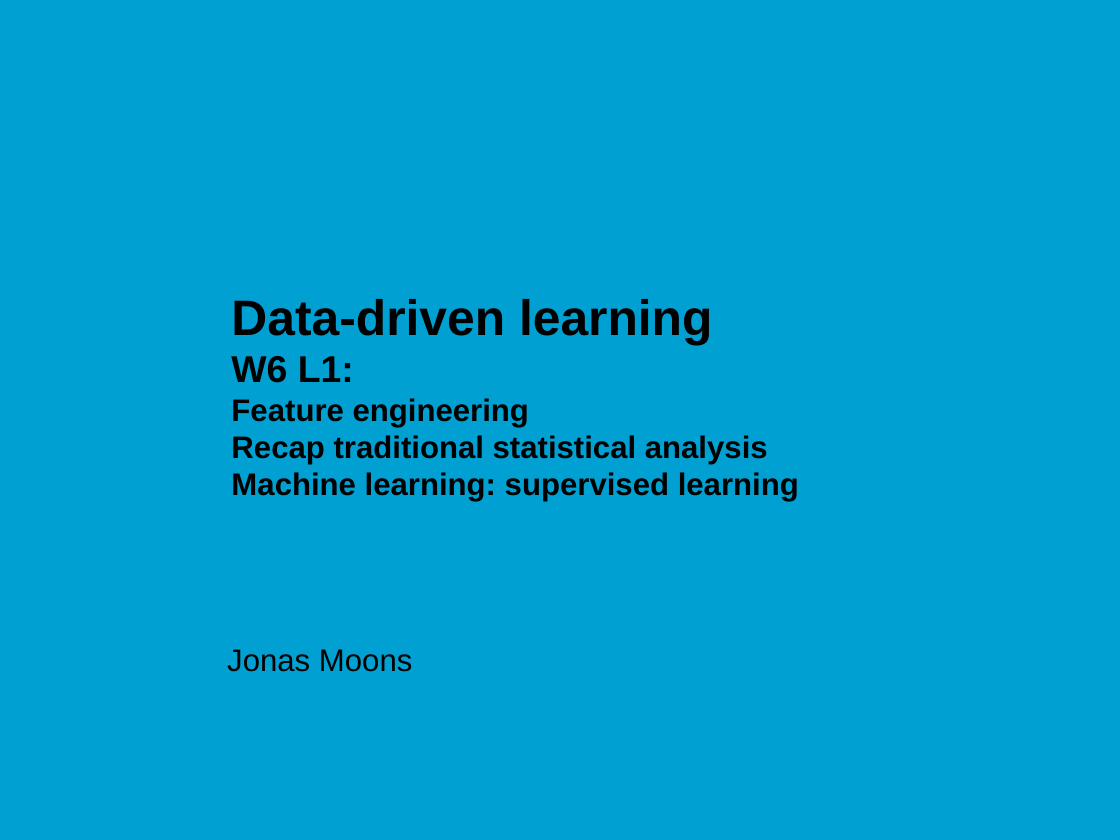
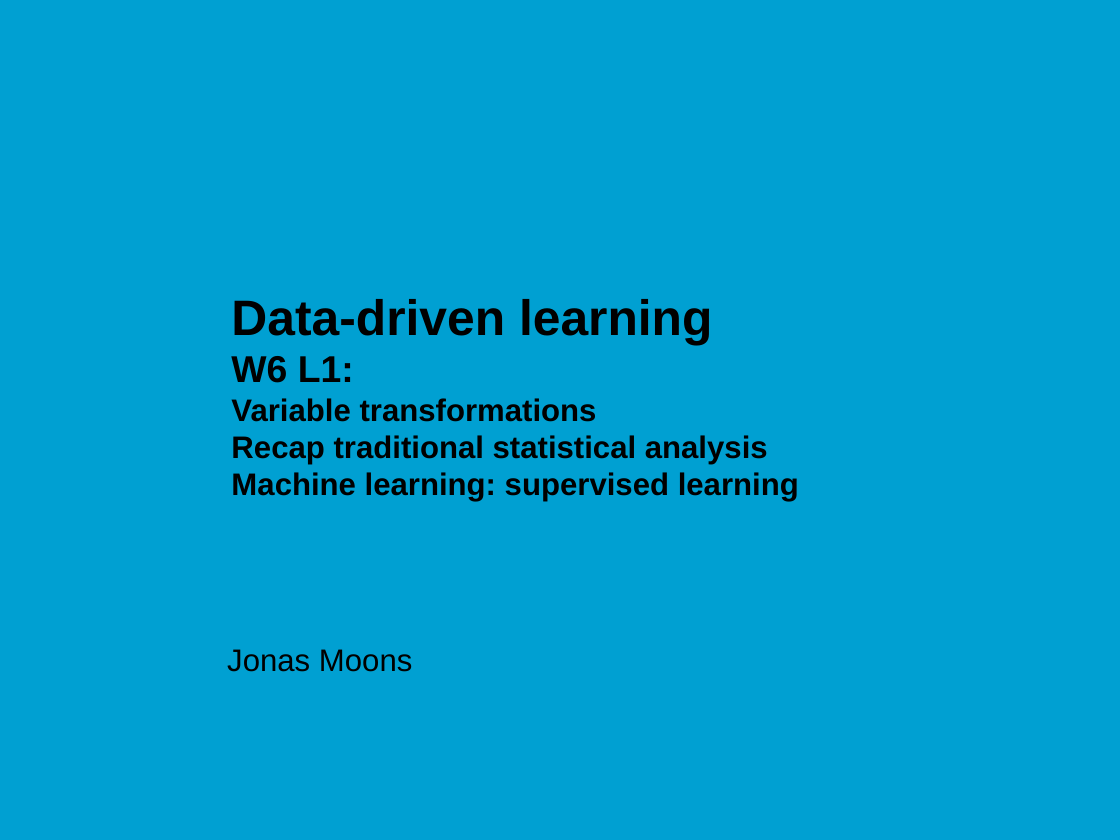
Before and after one commit to jonasmoons/data-driven-learning, a slide deck: slide 1 of slides/ddl-w6l1.pptx. Drawn at 1120x840 pixels with LibreOffice and Linux fonts; fonts in the diff are those of the drawing; background and template pictures are left out. Boxes give left, top, right and bottom in pixels: in the first picture for what was removed or moved away, otherwise in the second. Text is boxed around its words. In the diff, an @@ line names an element or a change of style, - is before the commit and + after.

```diff
--- a/slides/ddl-w6l1.pptx
+++ b/slides/ddl-w6l1.pptx
@@ title at (231, 299, 799, 502): text changed @@
-Data-driven learning
-W6 L1:
-Feature engineering
-Recap traditional statistical analysis
-Machine learning: supervised learning
+Data-driven learning
+W6 L1:
+Variable transformations
+Recap traditional statistical analysis
+Machine learning: supervised learning
```
Also in this commit, not shown: 3 slides removed, 6 other files.
